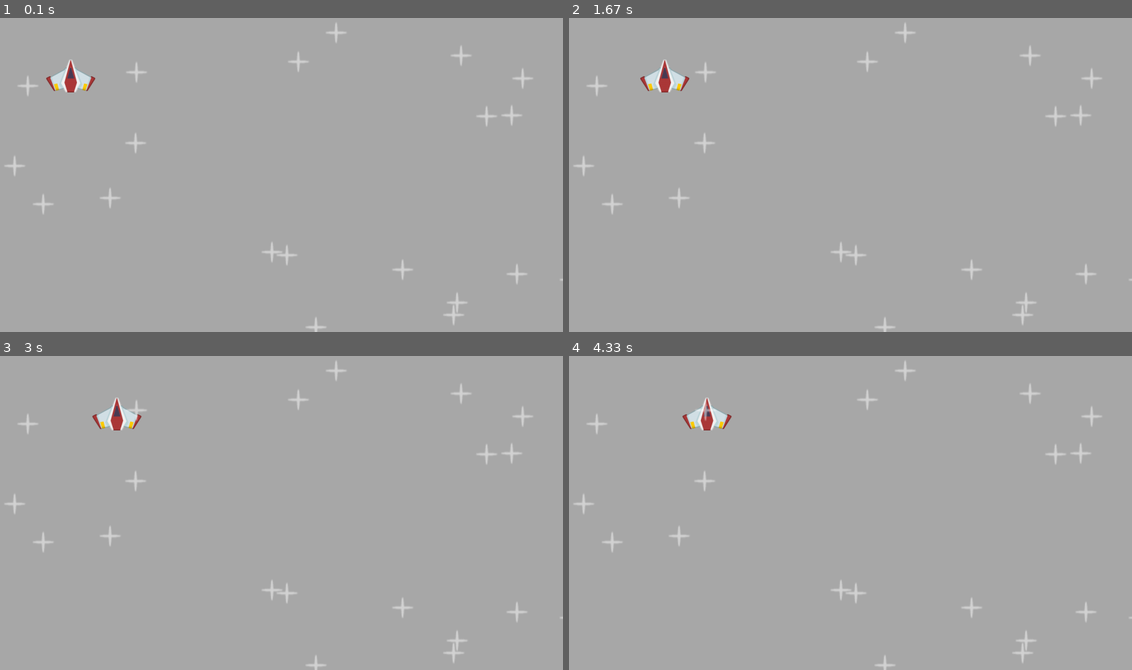
Above: before the commit, frames 1-4 (two rows, left to right).
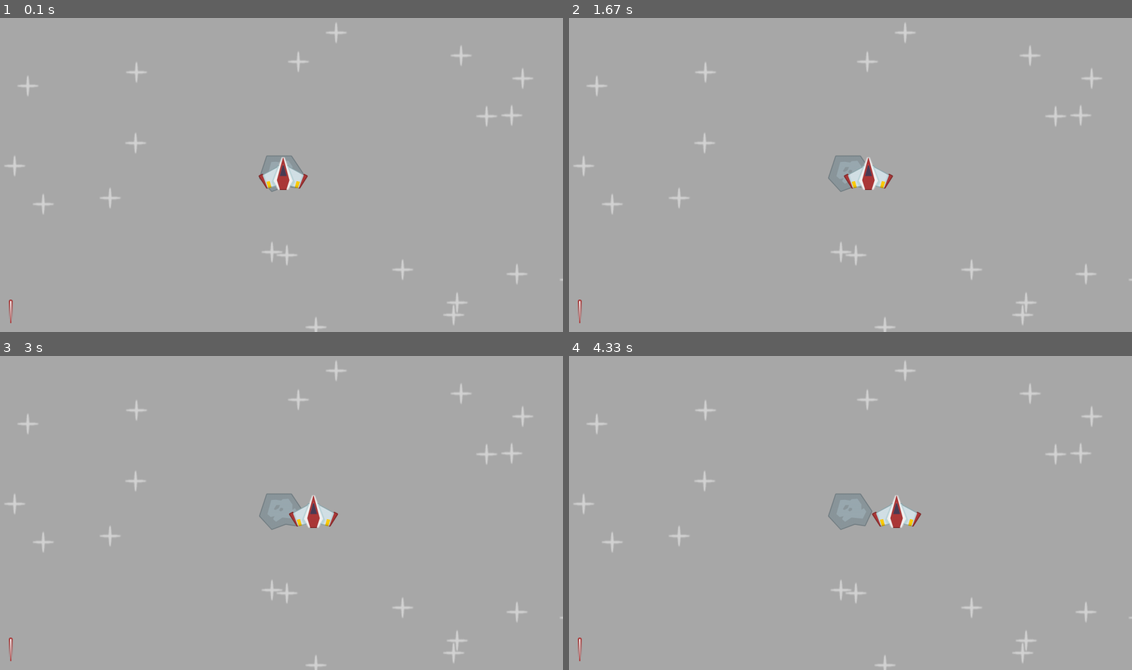
Above: after the commit, the same moments.

Repository: Ewere-Ogbebulu/LearningPygame
Game: pygame game, started from 5games-main/space shooter/SpaceShooter.py
Same seed, same stepped clock (60 frames per second), same inputs: the game is played once before the commit and once after it.
Inputs:
- Up to frame 1 (0.1 s): no input
- Up to frame 2 (1.67 s): no input
- Up to frame 3 (3 s): no input
- Up to frame 4 (4.33 s): no input

The runs differ from the first frame. In frame 1, 1.2% of the frame differs, in the area x 1-55%, y 13-98%; in frame 2, 1.3%; in frame 3, 1.4%; in frame 4, 1.4%, in the area x 1-63%, y 13-98%.

Commit message:
Space Game - Added player bounce feature, laser with padding, and meteor.

Diff:
--- a/5games-main/space shooter/SpaceShooter.py
+++ b/5games-main/space shooter/SpaceShooter.py
@@ -22,17 +22,19 @@
 
 #Player /image
 player = player_path.convert_alpha()
-
-#Stars image
+player_rect = player.get_frect(center = (WINDOW_W /2, WINDOW_H/2))
+player_direction = 1
 
 stars = pygame.image.load(join('5games-main','space shooter','images', 'star.png')).convert_alpha()
-
 stars_pos = [(randint(0, WINDOW_W), randint(0, WINDOW_H)) for i in range(20)]
 
-#meteor
+
 
 meteor = pygame.image.load(join('5games-main','space shooter','images', 'meteor.png')).convert_alpha()
+meteor_rect = meteor.get_frect(center = (WINDOW_W /2, WINDOW_H/2))
 
+laser = pygame.image.load(join('5games-main','space shooter','images', 'laser.png')).convert_alpha()
+laser_rect = laser.get_frect(bottomleft = (20,WINDOW_H -20))
 
 
 
@@ -46,15 +48,19 @@
     # Draw game
     display_surface.fill("dark grey")
 
-
-    x += 0.6
-    display_surface.blit(player, (x, 100))
-
-
     #random stars
     for pos in stars_pos:
+       display_surface.blit(stars, pos)
 
-        display_surface.blit(stars, pos)
+    display_surface.blit(meteor, meteor_rect)
+
+    display_surface.blit(laser, laser_rect)
+
+    player_rect.x += player_direction *0.4
+    if player_rect.right >= WINDOW_W or player_rect.left < 0:
+         player_direction *= -1
+    display_surface.blit(player, player_rect)
+
 
 
 
